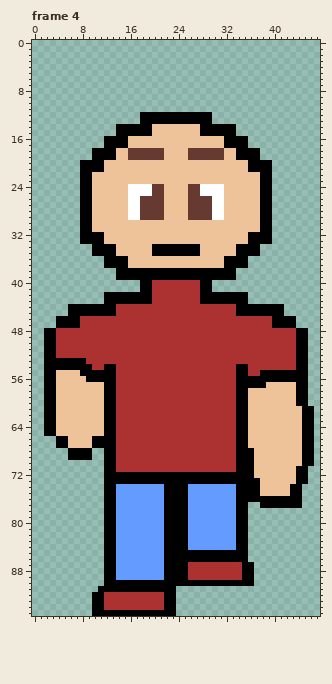
One commit to this pixel-art file: images/test/PlrSpriteTest/AnimationTesting/Done/PlrFrontWalk.ase. The picture above was drawn from the file before the commit.
48x96 pixels, 4 frames. Shown: frame 4. The commit also changed other frames, which this record leaves out.
Once edited:
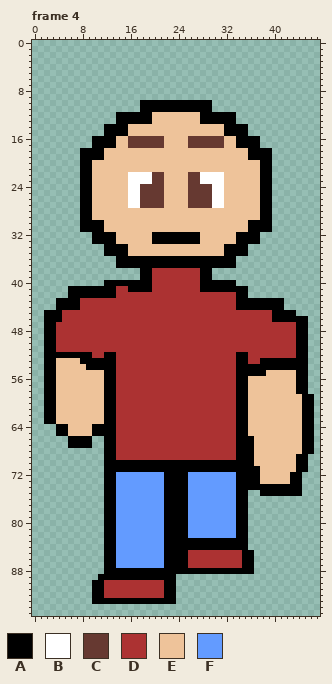
Palette (. is transparent): A #000000  B #ffffff  C #663931  D #ac3232  E #eec39a  F #639bff
Commit: edited rendering logic and walk animation
Diff:
layer "Shirt" now hidden
Changed rows in their new state; - is an unchanged pixel.
Frame 4:
first column x 2:
10 ----------------AAAAAAAAAAAA----------------
11 ----------------AAAAAAAAAAAA----------------
12 ------------AAAA--EEEEEEEE--AAAA------------
13 ------------AAAA--EEEEEEEE--AAAA------------
14 ----------AA--EEEE--------EEEE--AA----------
15 ----------AA--EEEE--------EEEE--AA----------
16 --------AA--EECCCCCC----CCCCCCEE--AA--------
17 --------AA--EECCCCCC----CCCCCCEE--AA--------
18 ------AA--EE--EEEEEE----EEEEEE--EE--AA------
19 ------AA--EE--EEEEEE----EEEEEE--EE--AA------
20 --------EE------------------------EE--------
21 --------EE------------------------EE--------
22 --------------BBBBCC----CCBBBB--------------
23 --------------BBBBCC----CCBBBB--------------
24 ----------------CC--------CC----------------
25 ----------------CC--------CC----------------
28 --------------EEEEEE----EEEEEE--------------
29 --------------EEEEEE----EEEEEE--------------
30 --------AA------------------------AA--------
31 --------AA------------------------AA--------
32 ------..--AA------AAAAAAAA------AA--..------
33 ------..--AA------AAAAAAAA------AA--..------
34 --------..--AA----EEEEEEEE----AA--..--------
35 --------..--AA----EEEEEEEE----AA--..--------
36 ----------..--AAAAAAAAAAAAAAAA--..----------
37 ----------..--AAAAAAAAAAAAAAAA--..----------
38 ------------....--DDDDDDDD--....------------
39 ------------....--DDDDDDDD--....------------
40 ----------AAAAAA------------AAAA------------
41 ----AAAAAAAADDAA------------AAAAAA----------
42 ----AAAAAA--DDDDDD--------DDDDDD------------
43 --AAAADDDDDDDDDDDD--------DDDDDD--AAAAAA----
44 --AA--DDDDDD--------------------------------
45 AAADDDDDDDDD--------------------DDDDDD--AA--
46 AA-DDD------------------------------------AA
47 AADDDD--------------------------------DDDDAA
first column x 4:
52 AAAAAA--AA--------------------AA-----------
53 EEEE-AAAAA--------------------AA--AAAAAA---
54 EEEEE-AA------------------------AAAAAAAA---
55 ----EEEE------------------------AA-EEEEE---
56 -----EEE------------------------EEEEEEEE---
57 --------------------------------EEE--------
59 ----------------------------------------E-A
60 ----------------------------------------E-A
first column x 2:
64 ..AA----AA-----------------------------------
65 ..AA----AA-----------------------------------
66 --..AAAA..------------------------A----------
67 --..AAAA..------------------------A----------
68 ----....-------------------------------------
69 ----....----------------------------------A-.
70 ------------AAAAAAAAAAAAAAAAAAAA----------A-.
71 ------------AAAAAAAAAAAAAAAAAAAA---A---------
72 ------------FFFFFFFF----FFFFFFFF---A-----A-.-
73 ------------FFFFFFFF----FFFFFFFF---------A-.-
74 ------------------------------------AAAAA----
75 ----------------------------------..AAAAA----
76 ----------------------------------.........--
77 ------------------------------------.......--
first column x 10:
83 ----------------AAAAAAAA---
84 ----------------AAAAAAAA---
85 ----------------DDDDDDDDD-A
86 ----------------DDDDDDDDD-A
88 ----AAAAAAAA----AAAAAAAAA--
89 -A--AAAAAAAA--.............
90 AADDDDDDDDDD--.............
91 A-DDDDDDDDDD---------------
93 --AAAAAAAAAA---------------
94 ..............-------------
95 ..............-------------
Where, in picture pixels (left, top, right, bottom), the same in both pictures:
changed: (44, 100, 308, 328)
changed: (56, 352, 116, 382)
changed: (236, 352, 314, 406)
changed: (44, 424, 314, 508)
changed: (92, 538, 254, 616)
